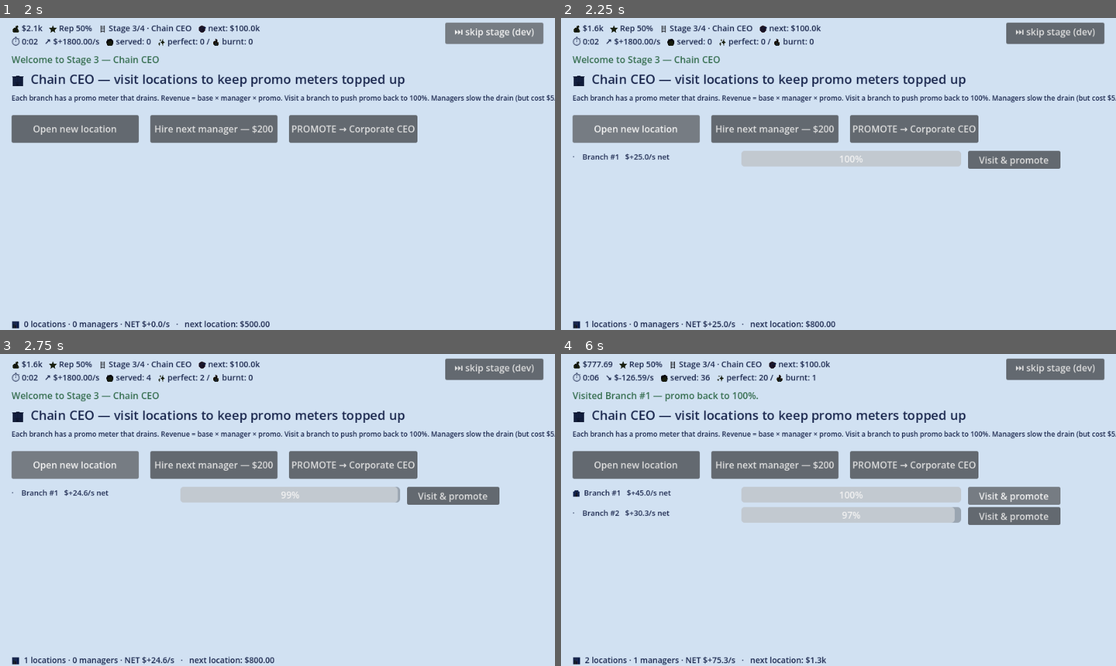
Above: before the commit, frames 1-4 (two rows, left to right).
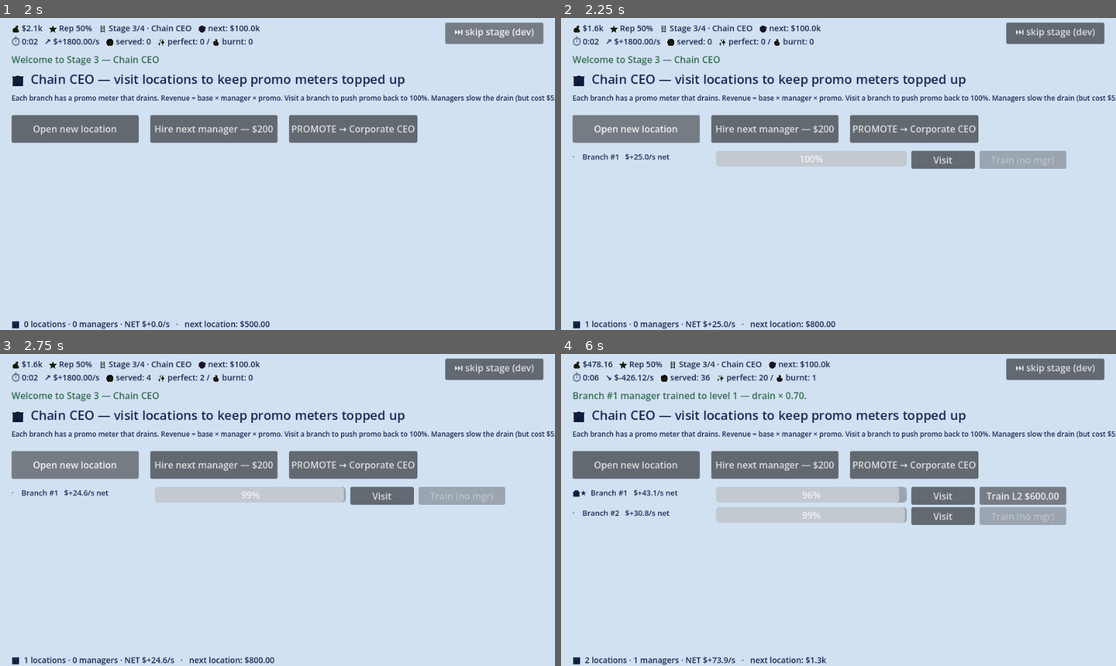
Above: after the commit, the same moments.

Repository: Bommelcode/marchyparchy
Game: Godot game, scene res://scenes/main.tscn
Same seed, same stepped clock (60 frames per second), same inputs: the game is played once before the commit and once after it.
Inputs (mouse positions are in pixels of both pictures, inside the frame that each line leads up to):
- Up to frame 1 (2 s): click "⏭ skip stage (dev)" at 0.5 s; click "⏭ skip stage (dev)" at 1.25 s
- Up to frame 2 (2.25 s): click "Open new location" at 2 s
- Up to frame 3 (2.75 s): no input
- Up to frame 4 (6 s): click "Visit & promote" (after the commit: "Visit") at 2.75 s; click "Open new location" at 3.5 s; click (943, 516) at 4.25 s, where only the run after the commit has a clickable "Visit"; click "Hire next manager — $200" at 5 s; click (1021, 494) at 5.75 s, where only the run after the commit has a clickable "Train L1 $300.00"

Frame 1 is identical in both runs. In frame 2, 1.8% of the frame differs, in the area x 27-92%, y 42-49%; in frame 3, 1.8%; in frame 4, 3.9%, in the area x 2-92%, y 2-100%.

Commit message:
Add manager training at Chain stage to slow promo drain
Each location with a manager can be trained up to 3 levels.
Costs: $300 / $600 / $1200 (escalating). Each level multiplies that
location's drain rate by 0.7, so:

- L1 trained manager: drain × 0.70
- L2:                  drain × 0.49
- L3:                  drain × 0.343

Train button is disabled when no manager is hired or already maxed.
Manager indicator shows ★★★ for training level. High-revenue branches
benefit most from training because the upfront cost amortizes faster.

Diff:
--- a/scripts/main.gd
+++ b/scripts/main.gd
@@ -54,6 +54,9 @@
 const PROMO_DRAIN_BASE: float = 0.015     # per second, no manager
 const PROMO_DRAIN_MANAGED: float = 0.008  # per second, with manager
 const MANAGER_SALARY: float = 5.0         # $/sec ongoing
+const MAX_TRAINING: int = 3
+const TRAINING_DRAIN_MULT: float = 0.70   # each level multiplies drain by this
+const TRAINING_COSTS: Array[float] = [300.0, 600.0, 1200.0]  # cost for level 1, 2, 3
 
 # --- stage 4 (corporate) ---
 var stock_price: float = 100.0
@@ -681,6 +684,7 @@
 		"base_revenue": base_rev,
 		"manager": false,
 		"promotion": 1.0,
+		"training": 0,
 	})
 	_refresh_stage_3_ui()
 	_refresh_hud()
@@ -710,6 +714,30 @@
 	_refresh_hud()
 
 
+func _train_manager(idx: int) -> void:
+	if idx < 0 or idx >= locations.size():
+		return
+	var loc: Dictionary = locations[idx]
+	if not bool(loc.get("manager", false)):
+		_notify("%s has no manager to train." % String(loc.get("name", "?")))
+		return
+	var current: int = int(loc.get("training", 0))
+	if current >= MAX_TRAINING:
+		_notify("%s manager already maxed out." % String(loc.get("name", "?")))
+		return
+	var cost: float = TRAINING_COSTS[current]
+	if money < cost:
+		_notify("Need $%s to train next level." % _fmt_money(cost))
+		return
+	money -= cost
+	loc["training"] = current + 1
+	_notify("%s manager trained to level %d — drain × %.2f." % [
+		String(loc.get("name", "?")), current + 1, pow(TRAINING_DRAIN_MULT, float(current + 1)),
+	])
+	_refresh_stage_3_ui()
+	_refresh_hud()
+
+
 func _location_gross_revenue(loc: Dictionary) -> float:
 	var base: float = float(loc.get("base_revenue", 0.0))
 	var mgr_mult: float = 2.0 if bool(loc.get("manager", false)) else 1.0
@@ -725,7 +753,13 @@
 
 func _format_location_row(loc: Dictionary) -> String:
 	var net: float = _location_net_revenue(loc)
-	var mgr_str: String = "👔" if bool(loc.get("manager", false)) else "·  "
+	var has_mgr: bool = bool(loc.get("manager", false))
+	var training: int = int(loc.get("training", 0))
+	var mgr_str: String
+	if has_mgr:
+		mgr_str = "👔" + "★".repeat(training) if training > 0 else "👔"
+	else:
+		mgr_str = "·  "
 	return "%s  %s   $%+5.1f/s net" % [
 		mgr_str, String(loc.get("name", "?")), net,
 	]
@@ -735,32 +769,39 @@
 	if s3_list == null:
 		return
 	var row: HBoxContainer = HBoxContainer.new()
-	row.add_theme_constant_override("separation", 12)
+	row.add_theme_constant_override("separation", 8)
 
 	var info: Label = Label.new()
-	info.size = Vector2(280, 28)
-	info.custom_minimum_size = Vector2(280, 28)
+	info.size = Vector2(240, 28)
+	info.custom_minimum_size = Vector2(240, 28)
 	info.modulate = STAGE_FG[3]
 	info.add_theme_font_size_override("font_size", 13)
 	row.add_child(info)
 
 	var bar: ProgressBar = ProgressBar.new()
-	bar.size = Vector2(380, 24)
-	bar.custom_minimum_size = Vector2(380, 24)
+	bar.size = Vector2(330, 24)
+	bar.custom_minimum_size = Vector2(330, 24)
 	bar.min_value = 0.0
 	bar.max_value = 1.0
 	bar.show_percentage = true
 	row.add_child(bar)
 
 	var visit_btn: Button = Button.new()
-	visit_btn.text = "Visit & promote"
-	visit_btn.size = Vector2(160, 26)
-	visit_btn.custom_minimum_size = Vector2(160, 26)
+	visit_btn.text = "Visit"
+	visit_btn.size = Vector2(110, 26)
+	visit_btn.custom_minimum_size = Vector2(110, 26)
 	visit_btn.pressed.connect(_visit_location.bind(idx))
 	row.add_child(visit_btn)
 
+	var train_btn: Button = Button.new()
+	train_btn.text = "Train"
+	train_btn.size = Vector2(150, 26)
+	train_btn.custom_minimum_size = Vector2(150, 26)
+	train_btn.pressed.connect(_train_manager.bind(idx))
+	row.add_child(train_btn)
+
 	s3_list.add_child(row)
-	s3_rows.append({"info": info, "promo": bar, "visit": visit_btn})
+	s3_rows.append({"info": info, "promo": bar, "visit": visit_btn, "train": train_btn})
 
 
 func _refresh_stage_3_ui() -> void:
@@ -773,6 +814,18 @@
 		var loc: Dictionary = locations[i]
 		(row["info"] as Label).text = _format_location_row(loc)
 		(row["promo"] as ProgressBar).value = float(loc.get("promotion", 0.0))
+		var train_btn: Button = row["train"]
+		var has_mgr: bool = bool(loc.get("manager", false))
+		var training: int = int(loc.get("training", 0))
+		if not has_mgr:
+			train_btn.text = "Train (no mgr)"
+			train_btn.disabled = true
+		elif training >= MAX_TRAINING:
+			train_btn.text = "★★★ maxed"
+			train_btn.disabled = true
+		else:
+			train_btn.text = "Train L%d $%s" % [training + 1, _fmt_money(TRAINING_COSTS[training])]
+			train_btn.disabled = false
 	if s3_status != null:
 		var total_net: float = 0.0
 		var mgrs: int = 0
@@ -1022,7 +1075,9 @@
 			var total_gross: float = 0.0
 			for loc in locations:
 				var managed: bool = bool(loc.get("manager", false))
-				var drain: float = PROMO_DRAIN_MANAGED if managed else PROMO_DRAIN_BASE
+				var base_drain: float = PROMO_DRAIN_MANAGED if managed else PROMO_DRAIN_BASE
+				var training: int = int(loc.get("training", 0))
+				var drain: float = base_drain * pow(TRAINING_DRAIN_MULT, float(training))
 				loc["promotion"] = clampf(float(loc.get("promotion", 0.0)) - drain, 0.0, 1.0)
 				total_net += _location_net_revenue(loc)
 				total_gross += _location_gross_revenue(loc)
